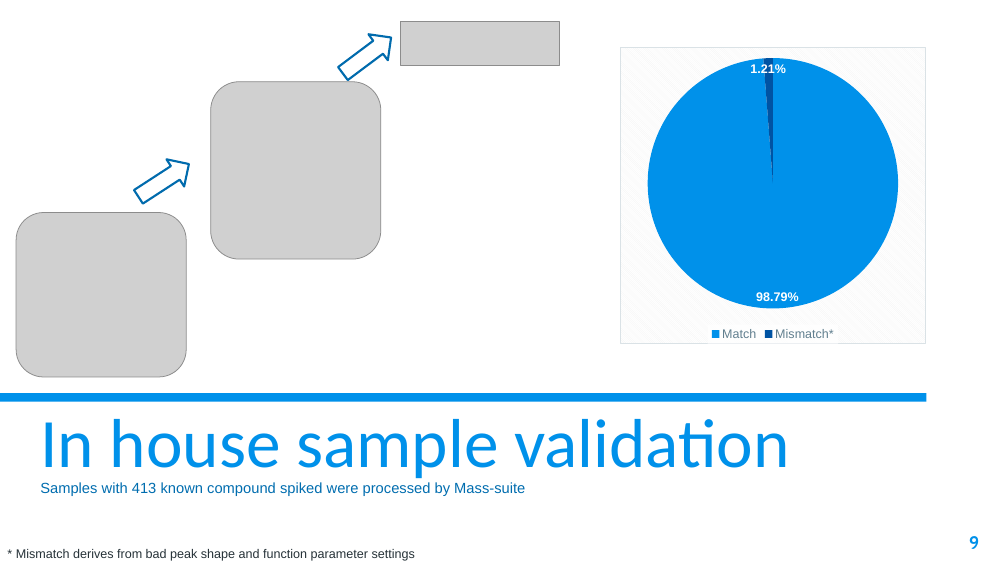
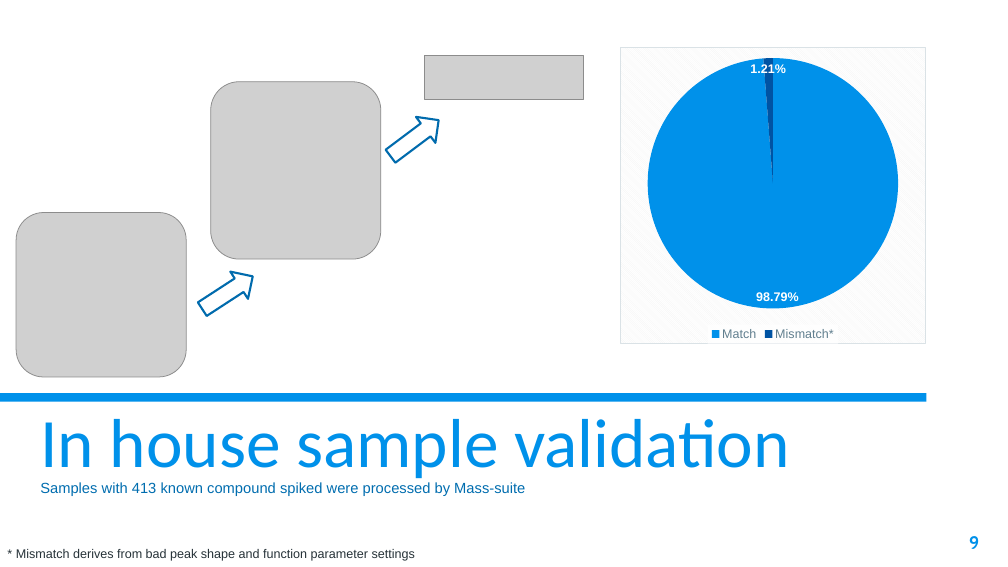
Before and after one commit to XiminHu/mass-suite, a slide deck: slide 9 of doc/20210326 ACS presentation.pptx. Drawn at 1008x567 pixels with LibreOffice and Linux fonts; fonts in the diff are those of the drawing; grey boxes stand for pictures; background and template pictures are left out. Boxes give left, top, right and bottom in pixels: in the first picture for what was removed or moved away, otherwise in the second. Text is boxed around its words. In the diff, an @@ line names an element or a change of style, - is before the commit and + after.

```diff
--- a/doc/20210326 ACS presentation.pptx
+++ b/doc/20210326 ACS presentation.pptx
@@ picture: place and size @@
-picture at [401, 21, 560, 65]
+picture at [425, 55, 584, 99]
@@ right arrow: place and size @@
-right arrow at [334, 24, 401, 87]
+right arrow at [381, 107, 449, 169]
@@ right arrow: place and size @@
-right arrow at [130, 150, 198, 210]
+right arrow at [193, 263, 262, 323]
```
Also in this commit, not shown: 5 other slides changed.
